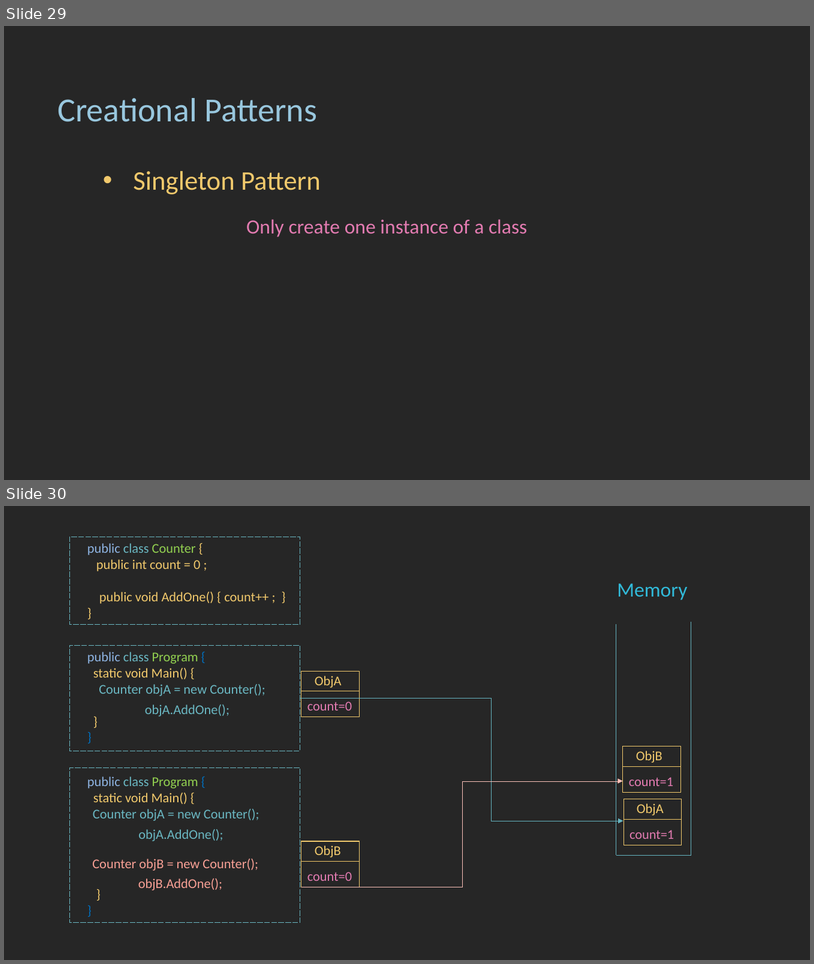
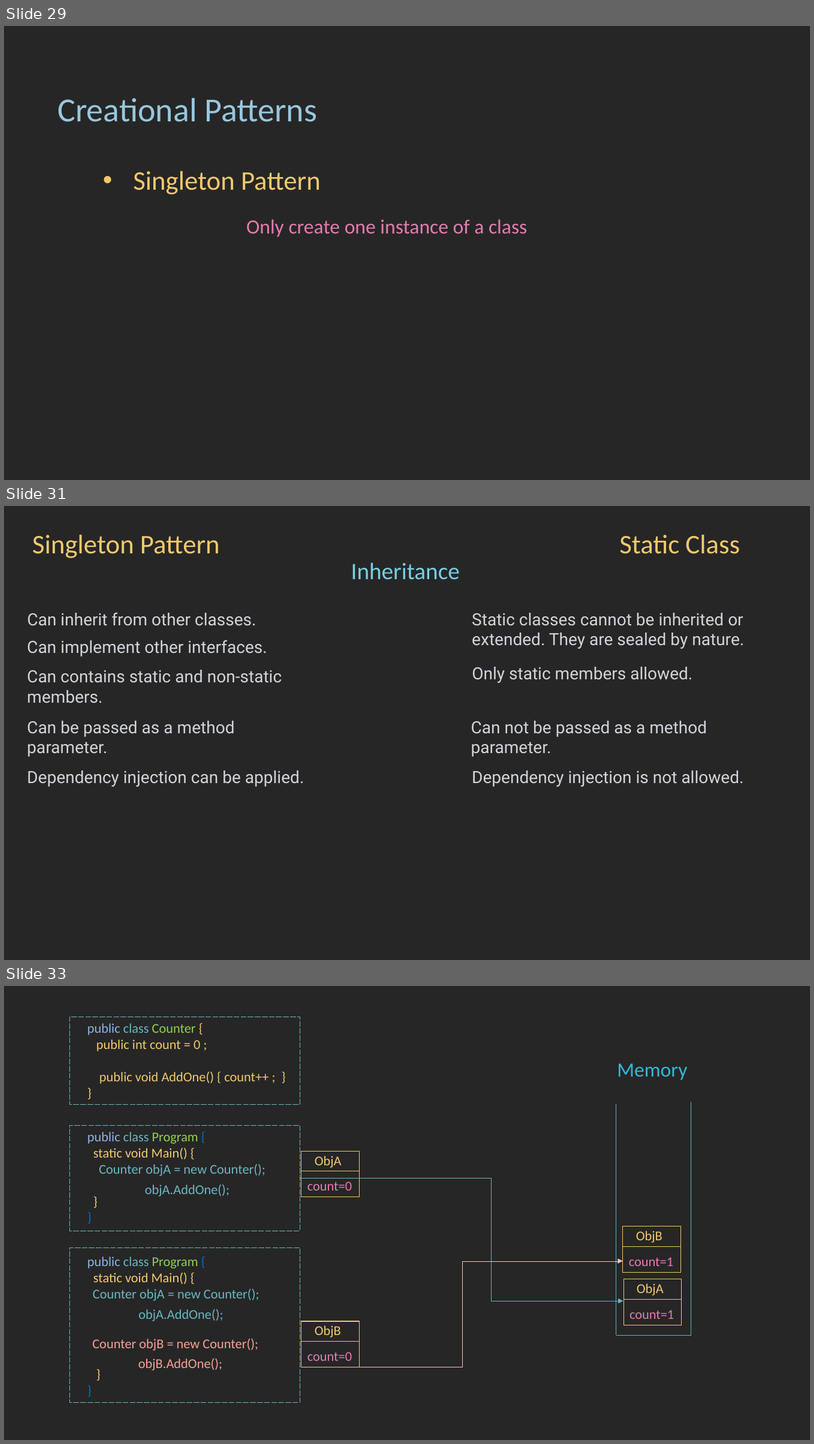
Before and after one commit to Eng-MohammedReda/SOFTWARE_DESIGN_PATTERNS_PPT, a slide deck: Modern Software Design Patterns 2.pptx. Shown one above the other, each under a label of ours: slides 29 and 30 before the commit, slides 29, 31 and 33 after it; the slides between them are not shown. The pictures are 814x964 and 814x1444 pixels, drawn with LibreOffice and Linux fonts; fonts in the diff are those of the drawing. Boxes give left, top, right and bottom in pixels: in the first picture for what was removed or moved away, otherwise in the second. Text is boxed around its words. In the diff, an @@ line names an element or a change of style, - is before the commit and + after.

```diff
--- a/Modern Software Design Patterns 2.pptx
+++ b/Modern Software Design Patterns 2.pptx
@@ slide 31 added at bbox=[4, 506, 810, 960], background #262626 @@
@@ text added at bbox=[32, 535, 220, 558], 32 pt, text #F1C96C @@
+Singleton Pattern
@@ text added at bbox=[620, 535, 740, 554], 32 pt, text #F1C96C @@
+Static Class
@@ text added at bbox=[351, 562, 460, 580], 28 pt, text #75D1E6 @@
+Inheritance
@@ text added at bbox=[27, 612, 256, 626], 20 pt, text #D1D5DB @@
+Can inherit from other classes.
@@ text added at bbox=[472, 613, 744, 649], 20 pt, text #D1D5DB @@
+Static classes cannot be inherited or extended. They are sealed by nature.
@@ text added at bbox=[27, 640, 267, 657], 20 pt, text #D1D5DB @@
+Can implement other interfaces.
@@ text added at bbox=[472, 667, 693, 683], 20 pt, text #D1D5DB @@
+Only static members allowed.
@@ text added at bbox=[27, 670, 282, 703], 20 pt, text #D1D5DB @@
+Can contains static and non-static members.
@@ text added at bbox=[27, 721, 235, 757], 20 pt, text #D1D5DB @@
+Can be passed as a method parameter.
@@ text added at bbox=[471, 721, 707, 757], 20 pt, text #D1D5DB @@
+Can not be passed as a method parameter.
@@ text added at bbox=[27, 771, 304, 787], 20 pt, text #D1D5DB @@
+Dependency injection can be applied.
@@ text added at bbox=[472, 771, 744, 787], 20 pt, text #D1D5DB @@
+Dependency injection is not allowed.
@@ what was slide 30 is now slide 33 @@
```
Also in this commit, not shown: 4 other slides added.
